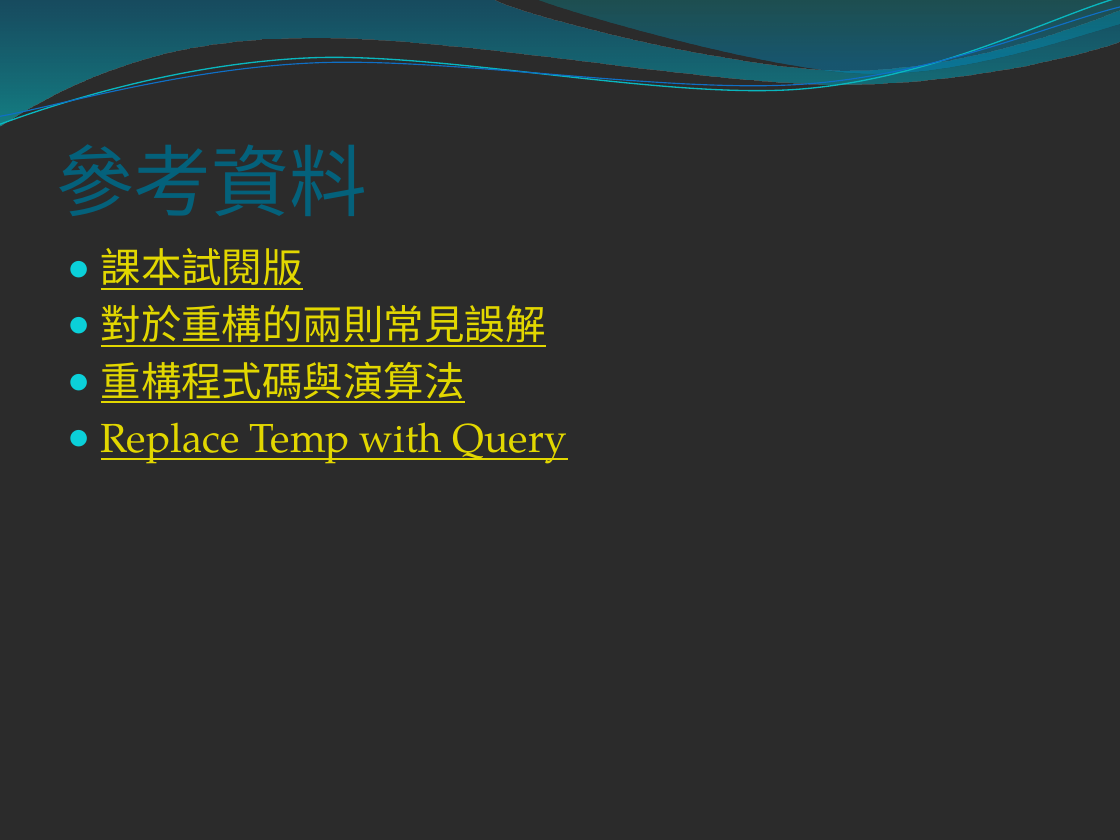
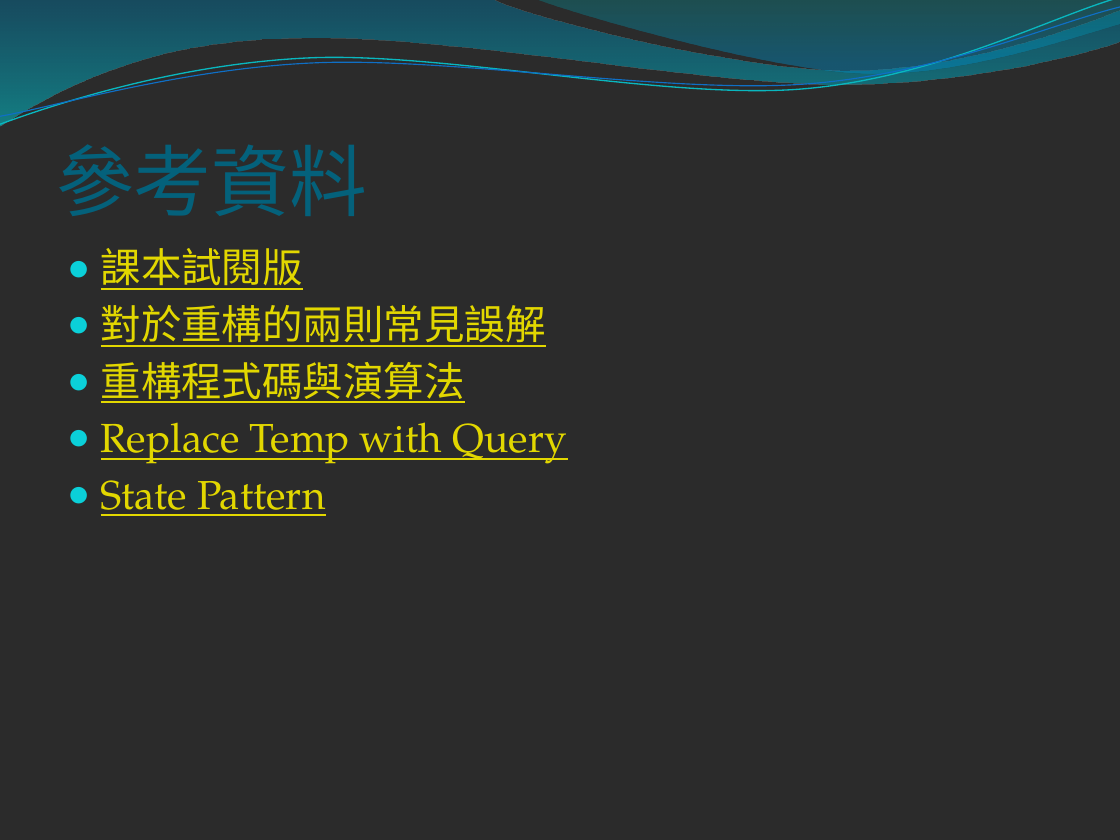
Before and after one commit to DavidLai0927/Assignment, a slide deck: slide 45 of Refactoring/Refactoring 0~1.3.pptx (slide 29 before the commit). Drawn at 1120x840 pixels with LibreOffice and Linux fonts; fonts in the diff are those of the drawing; background and template pictures are left out; a plain dark background stands for a picture behind light text. Boxes give left, top, right and bottom in pixels: in the first picture for what was removed or moved away, otherwise in the second. Text is boxed around its words. In the diff, an @@ line names an element or a change of style, - is before the commit and + after.

```diff
--- a/Refactoring/Refactoring 0~1.3.pptx
+++ b/Refactoring/Refactoring 0~1.3.pptx
@@ text at [101,480,326,516]: paragraph added @@
+● State Pattern
```
Also in this commit, not shown: 1 other slide changed, 16 slides added.
